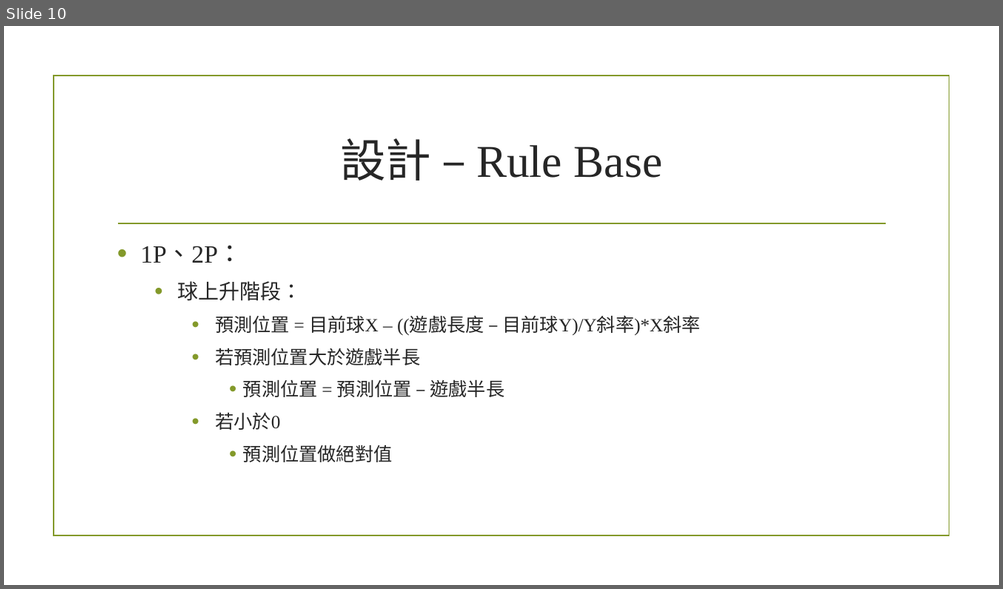
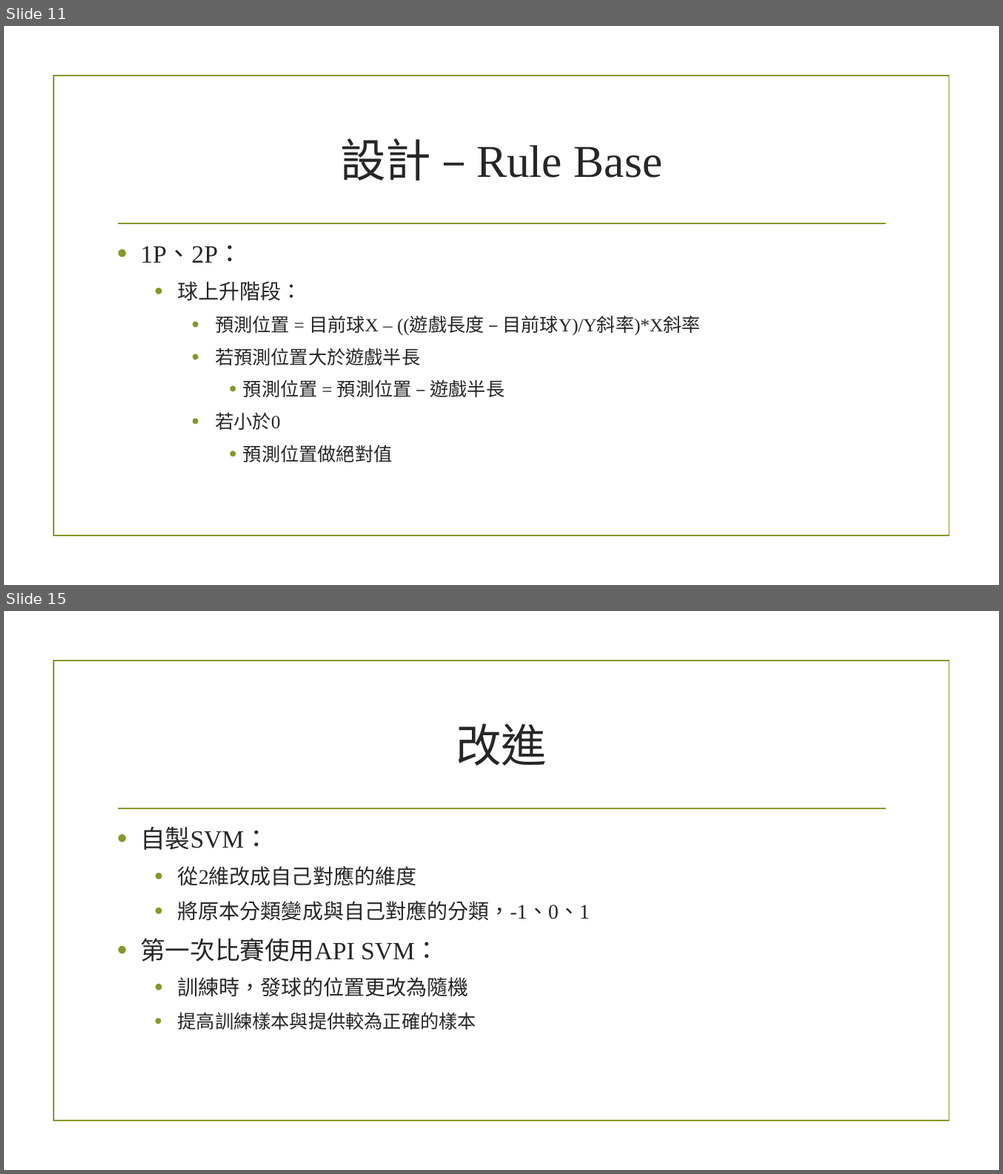
Before and after one commit to ErEcheLon/Mechine-Learning, a slide deck: Hw6/ML_PingPong.pptx. Shown one above the other, each under a label of ours: slide 10 before the commit, slides 11 and 15 after it; the slides between them are not shown. The pictures are 1003x589 and 1003x1174 pixels, drawn with LibreOffice and Linux fonts; fonts in the diff are those of the drawing; background and template pictures are left out. Boxes give left, top, right and bottom in pixels: in the first picture for what was removed or moved away, otherwise in the second. Text is boxed around its words. In the diff, an @@ line names an element or a change of style, - is before the commit and + after.

```diff
--- a/Hw6/ML_PingPong.pptx
+++ b/Hw6/ML_PingPong.pptx
@@ slide 15 added at bbox=[4, 611, 999, 1170], background picture (left out); not listed: 2 template elements that a slide beside it also shows @@
@@ title added at bbox=[455, 723, 546, 766], 44 pt, text #262626 @@
+改進
@@ text added at bbox=[140, 826, 589, 1030], 20 pt, text #262626 @@
+• 自製SVM：
+  • 從2維改成自己對應的維度
+  • 將原本分類變成與自己對應的分類，-1、0、1
+  • 第一次比賽使用API SVM：
+    • 訓練時，發球的位置更改為隨機
+    • 提高訓練樣本與提供較為正確的樣本
@@ what was slide 10 is now slide 11 @@
```
Also in this commit, not shown: 2 slides changed, 4 other slides added, 1 other file.
